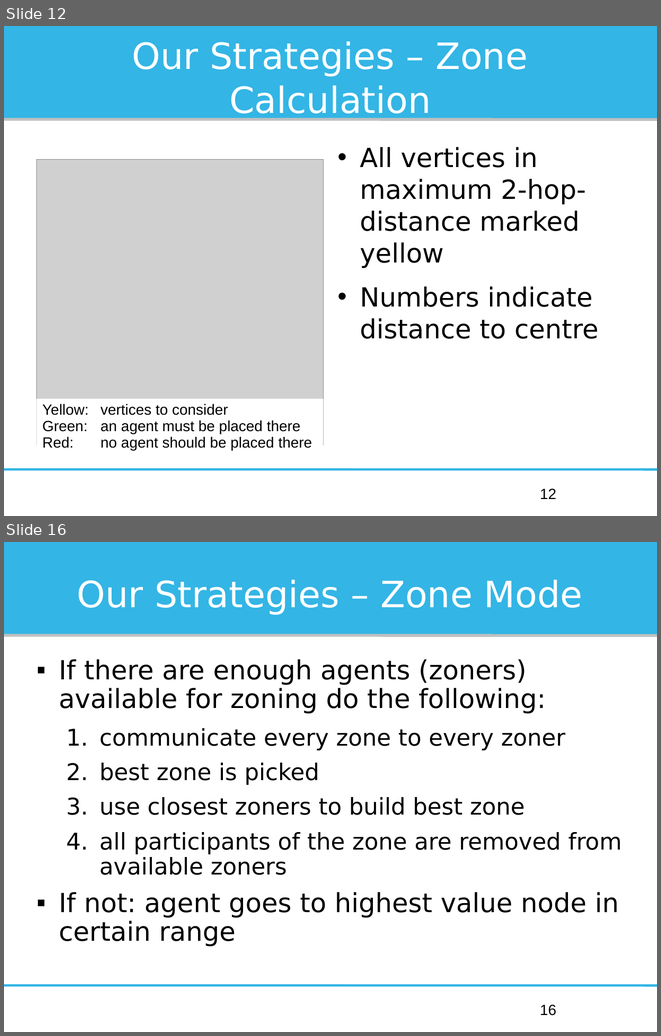
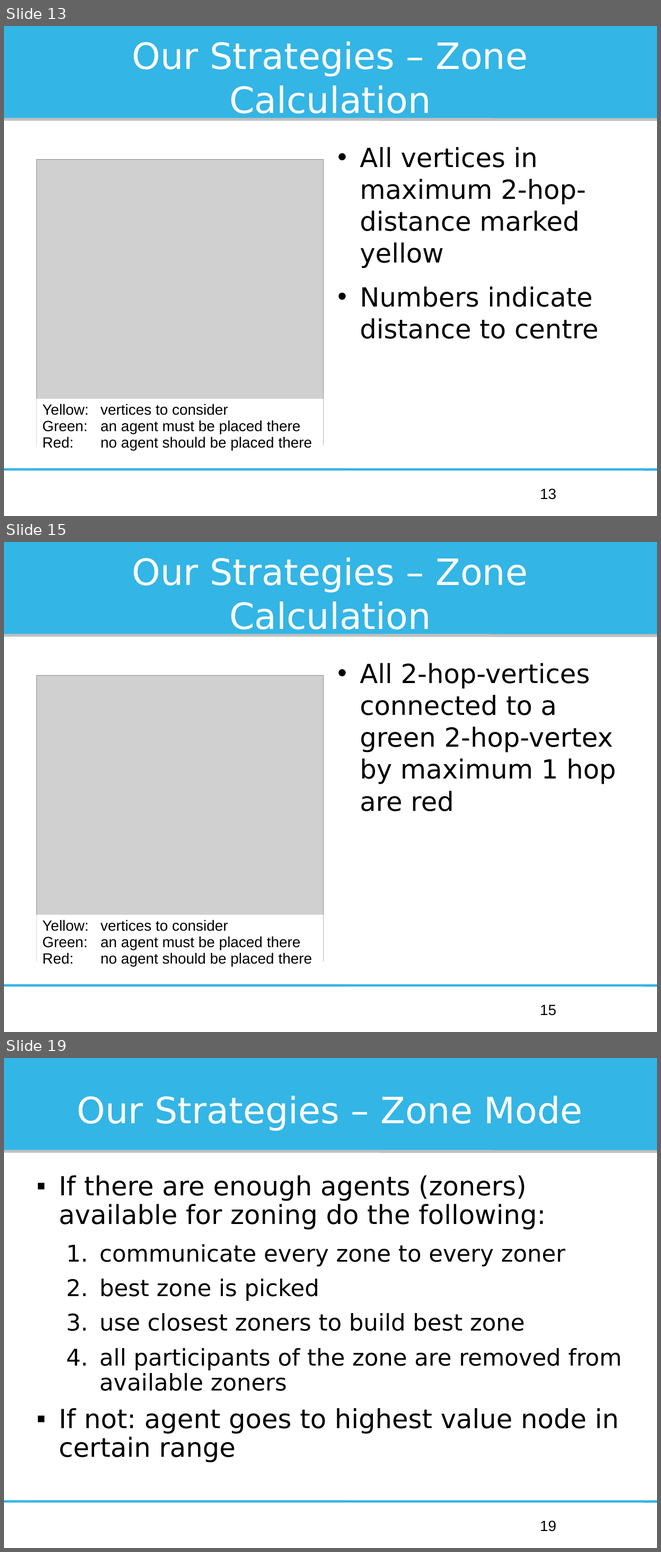
Before and after one commit to Institute-Web-Science-and-Technologies/mapc, a slide deck: Oberseminar/presentation.odp. Shown one above the other, each under a label of ours: slides 12 and 16 before the commit, slides 13, 15 and 19 after it; the slides between them are not shown. The pictures are 661x1036 and 661x1552 pixels, drawn with LibreOffice and Linux fonts; fonts in the diff are those of the drawing; grey boxes stand for pictures. Boxes give left, top, right and bottom in pixels: in the first picture for what was removed or moved away, otherwise in the second. Text is boxed around its words. In the diff, an @@ line names an element or a change of style, - is before the commit and + after.

```diff
--- a/Oberseminar/presentation.odp
+++ b/Oberseminar/presentation.odp
@@ slide 15 added at box(4, 542, 657, 1032), background #FFFFFF; not listed: 3 template elements that a slide beside it also shows @@
@@ title added at box(132, 557, 528, 636), 44 pt, text #FFFFFF @@
+Our Strategies – Zone Calculation
@@ text added at box(360, 663, 616, 811), 32 pt, text #000000 @@
+• All 2-hop-vertices connected to a green 2-hop-vertex by maximum 1 hop are red
@@ picture added at box(36, 676, 324, 962) @@
@@ rectangle added at box(36, 915, 324, 972), fill #FFFFFF, 18 pt, text #000000 @@
+Yellow: vertices to consider
+Green: an agent must be placed there
+Red: no agent should be placed there
@@ page number added at box(540, 1004, 556, 1015), 18 pt, text #000000 @@
+15
@@ what was slide 12 is now slide 13 @@
@@ page number at box(540, 488, 556, 499): text changed @@
-12
+13
@@ what was slide 16 is now slide 19 @@
@@ page number at box(540, 1520, 556, 1531): text changed @@
-16
+19
```
Also in this commit, not shown: 11 slides changed, 3 other slides added, 1 other file.
